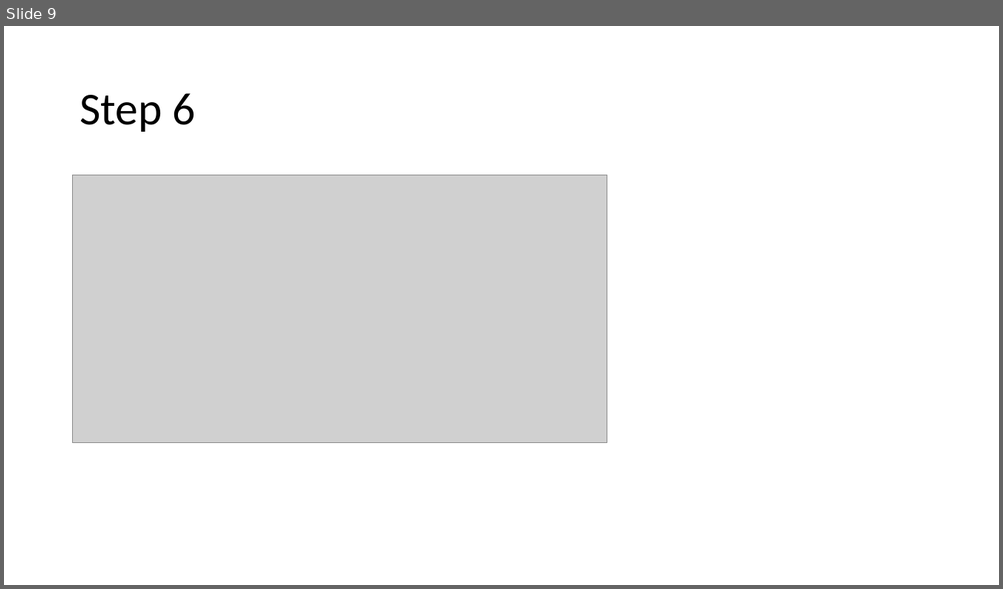
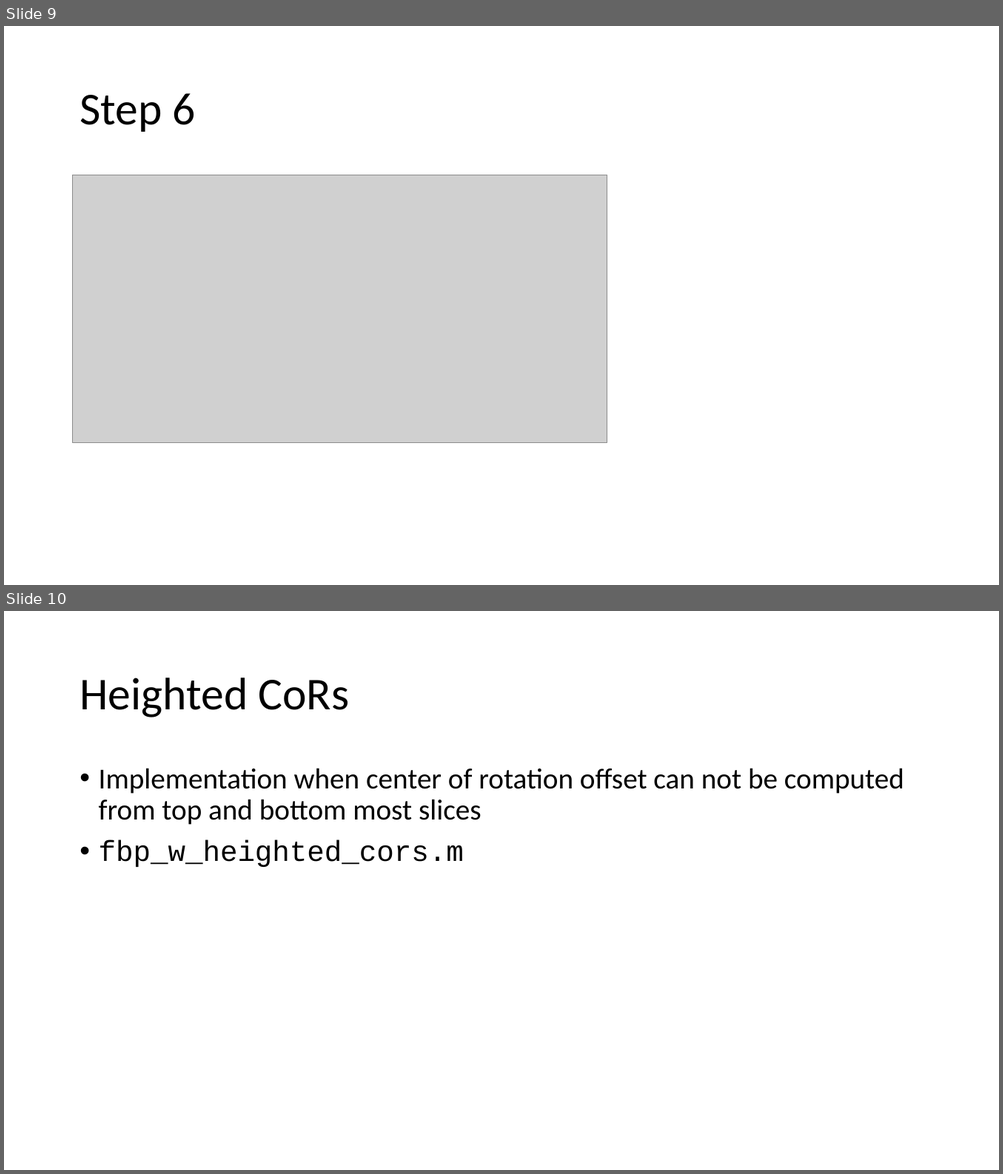
Before and after one commit to llkskl/fbp-cor, a slide deck: MATLAB implementation of filtered backprojection reconstruction for optical.pptx. Shown one above the other, each under a label of ours: slide 9 before the commit, slides 9 and 10 after it. The pictures are 1003x589 and 1003x1174 pixels, drawn with LibreOffice and Linux fonts; fonts in the diff are those of the drawing; grey boxes stand for pictures. Boxes give left, top, right and bottom in pixels: in the first picture for what was removed or moved away, otherwise in the second. Text is boxed around its words. In the diff, an @@ line names an element or a change of style, - is before the commit and + after.

Commit message:
Included optional computing of the center of rotations
fbp_w_heighted_cors.m now allows computing the center of rotations from heights other than the top and bottom most slices. Manual updated.

```diff
--- a/MATLAB implementation of filtered backprojection reconstruction for optical.pptx
+++ b/MATLAB implementation of filtered backprojection reconstruction for optical.pptx
@@ slide 10 added at [4,611,999,1170], background #FFFFFF @@
@@ title added at [79,678,349,718], 44 pt, text #000000 @@
+Heighted CoRs
@@ text added at [99,768,904,867], 28 pt, text #000000 @@
+• Implementation when center of rotation offset can not be computed from top and bottom most slices
+• fbp_w_heighted_cors.m
```
Also in this commit, not shown: 1 other slide added, 2 other files.
